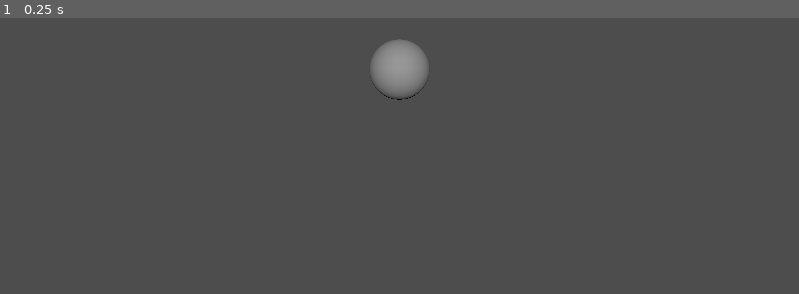
Above: before the commit, frame 1.
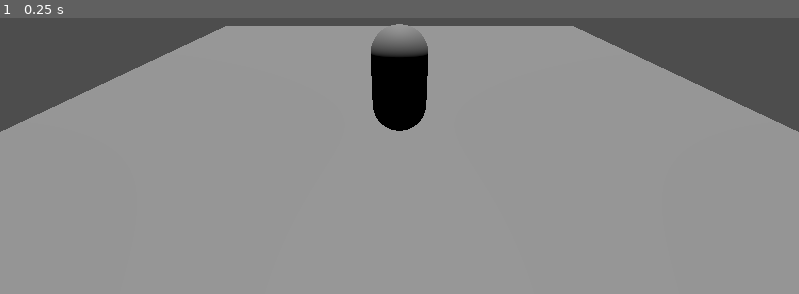
Above: after the commit, the same moment.

Repository: morphin-games/scale-tale
Game: Godot game, scene res://scenes/levels/testing_zone.tscn
Two runs of this game, one before a commit and one after it. Both use one fixed random seed, a clock stepped at 60 frames per second and the inputs below. This scene is started directly instead of the project's main scene.
Inputs:
- Up to frame 1 (0.25 s): no input

The runs differ from the first frame. In frame 1, 86% of the frame differs, in the area x 0-100%, y 2-100%.

Commit message:
Char movement
Signed-off-by: pablo-rr <pablorr2@gmail.com>

Diff:
--- a/project.godot
+++ b/project.godot
@@ -14,3 +14,64 @@
 run/main_scene="res://scenes/player/player.tscn"
 config/features=PackedStringArray("4.1", "Forward Plus")
 config/icon="res://icon.svg"
+
+[input]
+
+ui_left={
+"deadzone": 0.5,
+"events": [Object(InputEventKey,"resource_local_to_scene":false,"resource_name":"","device":0,"window_id":0,"alt_pressed":false,"shift_pressed":false,"ctrl_pressed":false,"meta_pressed":false,"pressed":false,"keycode":4194319,"physical_keycode":0,"key_label":0,"unicode":0,"echo":false,"script":null)
+, Object(InputEventJoypadButton,"resource_local_to_scene":false,"resource_name":"","device":0,"button_index":13,"pressure":0.0,"pressed":false,"script":null)
+, Object(InputEventJoypadMotion,"resource_local_to_scene":false,"resource_name":"","device":0,"axis":0,"axis_value":-1.0,"script":null)
+, Object(InputEventKey,"resource_local_to_scene":false,"resource_name":"","device":-1,"window_id":0,"alt_pressed":false,"shift_pressed":false,"ctrl_pressed":false,"meta_pressed":false,"pressed":false,"keycode":65,"physical_keycode":0,"key_label":0,"unicode":97,"echo":false,"script":null)
+]
+}
+ui_right={
+"deadzone": 0.5,
+"events": [Object(InputEventKey,"resource_local_to_scene":false,"resource_name":"","device":0,"window_id":0,"alt_pressed":false,"shift_pressed":false,"ctrl_pressed":false,"meta_pressed":false,"pressed":false,"keycode":4194321,"physical_keycode":0,"key_label":0,"unicode":0,"echo":false,"script":null)
+, Object(InputEventJoypadButton,"resource_local_to_scene":false,"resource_name":"","device":0,"button_index":14,"pressure":0.0,"pressed":false,"script":null)
+, Object(InputEventJoypadMotion,"resource_local_to_scene":false,"resource_name":"","device":0,"axis":0,"axis_value":1.0,"script":null)
+, Object(InputEventKey,"resource_local_to_scene":false,"resource_name":"","device":-1,"window_id":0,"alt_pressed":false,"shift_pressed":false,"ctrl_pressed":false,"meta_pressed":false,"pressed":false,"keycode":68,"physical_keycode":0,"key_label":0,"unicode":100,"echo":false,"script":null)
+]
+}
+ui_up={
+"deadzone": 0.5,
+"events": [Object(InputEventKey,"resource_local_to_scene":false,"resource_name":"","device":0,"window_id":0,"alt_pressed":false,"shift_pressed":false,"ctrl_pressed":false,"meta_pressed":false,"pressed":false,"keycode":4194320,"physical_keycode":0,"key_label":0,"unicode":0,"echo":false,"script":null)
+, Object(InputEventJoypadButton,"resource_local_to_scene":false,"resource_name":"","device":0,"button_index":11,"pressure":0.0,"pressed":false,"script":null)
+, Object(InputEventJoypadMotion,"resource_local_to_scene":false,"resource_name":"","device":0,"axis":1,"axis_value":-1.0,"script":null)
+, Object(InputEventKey,"resource_local_to_scene":false,"resource_name":"","device":-1,"window_id":0,"alt_pressed":false,"shift_pressed":false,"ctrl_pressed":false,"meta_pressed":false,"pressed":false,"keycode":87,"physical_keycode":0,"key_label":0,"unicode":119,"echo":false,"script":null)
+]
+}
+ui_down={
+"deadzone": 0.5,
+"events": [Object(InputEventKey,"resource_local_to_scene":false,"resource_name":"","device":0,"window_id":0,"alt_pressed":false,"shift_pressed":false,"ctrl_pressed":false,"meta_pressed":false,"pressed":false,"keycode":4194322,"physical_keycode":0,"key_label":0,"unicode":0,"echo":false,"script":null)
+, Object(InputEventJoypadButton,"resource_local_to_scene":false,"resource_name":"","device":0,"button_index":12,"pressure":0.0,"pressed":false,"script":null)
+, Object(InputEventJoypadMotion,"resource_local_to_scene":false,"resource_name":"","device":0,"axis":1,"axis_value":1.0,"script":null)
+, Object(InputEventKey,"resource_local_to_scene":false,"resource_name":"","device":-1,"window_id":0,"alt_pressed":false,"shift_pressed":false,"ctrl_pressed":false,"meta_pressed":false,"pressed":false,"keycode":0,"physical_keycode":83,"key_label":0,"unicode":115,"echo":false,"script":null)
+]
+}
+ui_jump={
+"deadzone": 0.5,
+"events": [Object(InputEventKey,"resource_local_to_scene":false,"resource_name":"","device":-1,"window_id":0,"alt_pressed":false,"shift_pressed":false,"ctrl_pressed":false,"meta_pressed":false,"pressed":false,"keycode":32,"physical_keycode":0,"key_label":0,"unicode":32,"echo":false,"script":null)
+]
+}
+ui_grab={
+"deadzone": 0.5,
+"events": [Object(InputEventKey,"resource_local_to_scene":false,"resource_name":"","device":-1,"window_id":0,"alt_pressed":false,"shift_pressed":false,"ctrl_pressed":false,"meta_pressed":false,"pressed":false,"keycode":69,"physical_keycode":0,"key_label":0,"unicode":101,"echo":false,"script":null)
+]
+}
+ui_downscale={
+"deadzone": 0.5,
+"events": []
+}
+ui_upscale={
+"deadzone": 0.5,
+"events": []
+}
+
+[physics]
+
+3d/default_gravity=3.2
+
+[rendering]
+
+renderer/rendering_method="gl_compatibility"
--- a/scenes/levels/testing_zone.tscn
+++ b/scenes/levels/testing_zone.tscn
@@ -1,13 +1,29 @@
-[gd_scene load_steps=2 format=3 uid="uid://b0v6khcktvix2"]
+[gd_scene load_steps=4 format=3 uid="uid://b0v6khcktvix2"]
 
 [ext_resource type="PackedScene" uid="uid://cr53rsuby7qyv" path="res://scenes/player/player.tscn" id="1_33pus"]
+
+[sub_resource type="BoxMesh" id="BoxMesh_b8cmg"]
+size = Vector3(15, 1, 15)
+
+[sub_resource type="BoxShape3D" id="BoxShape3D_b4f12"]
+size = Vector3(19.6943, 1, 18.257)
 
 [node name="TestingZone" type="Node3D"]
 
 [node name="Player" parent="." instance=ExtResource("1_33pus")]
+max_jump_force = 12.0
 
 [node name="DirectionalLight3D" type="DirectionalLight3D" parent="."]
 transform = Transform3D(1, 0, 0, 0, -0.207553, 0.978224, 0, -0.978224, -0.207553, 0.735032, 5.05304, -2.39666)
 
 [node name="Camera3D" type="Camera3D" parent="."]
-transform = Transform3D(1, 0, 0, 0, -2.98023e-08, 1, 0, -1, -2.98023e-08, 0, 5.3704, 0)
+transform = Transform3D(1, 0, 0, 0, 0.919664, 0.392706, 0, -0.392706, 0.919664, 0, 1.58323, 4.78841)
+
+[node name="MeshInstance3D" type="MeshInstance3D" parent="."]
+transform = Transform3D(1, 0, 0, 0, 1, 0, 0, 0, 1, 0, -2.15447, 0)
+mesh = SubResource("BoxMesh_b8cmg")
+
+[node name="StaticBody3D" type="StaticBody3D" parent="MeshInstance3D"]
+
+[node name="CollisionShape3D" type="CollisionShape3D" parent="MeshInstance3D/StaticBody3D"]
+shape = SubResource("BoxShape3D_b4f12")
--- a/scenes/player/player.tscn
+++ b/scenes/player/player.tscn
@@ -4,40 +4,51 @@
 script/source = "extends CharacterBody3D
 
 @export var max_speed : float = 5.0
+@export var acceleration : float = 0.33
 @export var max_jump_force : float = 5.0
 
+@onready var gravity : float = ProjectSettings.get(\"physics/2d/default_gravity\")
+
 func _physics_process(delta: float) -> void:
-#	print($MovementPivot/MovementDirection.global_transform.origin - global_transform.origin)ç
+	var direction : Vector2 = Vector2(Input.get_axis(\"ui_down\", \"ui_up\"), Input.get_axis(\"ui_left\", \"ui_right\")).normalized()
+	$Movement.transform.origin.x = move_toward($Movement.transform.origin.x, direction.x * 2, acceleration)
+	$Movement.transform.origin.z = move_toward($Movement.transform.origin.z, direction.y * 2, acceleration)
 
-	if(Input.is_action_pressed(\"ui_left\") or Input.is_action_pressed(\"ui_right\") or Input.is_action_pressed(\"ui_down\") or Input.is_action_pressed(\"ui_up\")):
-		$MovementPivot/MovementDirection.transform.origin.x = move_toward($MovementPivot/MovementDirection.transform.origin.x, 2.0, 0.2)
+	velocity.x = $Movement.transform.origin.x * max_speed
+	velocity.z = $Movement.transform.origin.z * max_speed
+
+	if(is_on_floor()):
+		velocity.y = 0.0
+		if(Input.is_action_just_pressed(\"ui_jump\")):
+			velocity.y = max_jump_force
 	else:
-		$MovementPivot/MovementDirection.transform.origin.x = move_toward($MovementPivot/MovementDirection.transform.origin.x, 0.0, 0.2)
+		velocity.y -= gravity * delta
 
-	var direction : Vector2 = Vector2(Input.get_axis(\"ui_down\", \"ui_up\"), Input.get_axis(\"ui_left\", \"ui_right\")).normalized()
-	$MovementPivot.rotation.y = move_toward($MovementPivot.rotation.y, direction.angle(), 0.2)
+	print(velocity.y)
+
+	move_and_slide()
 "
-
-[sub_resource type="SphereMesh" id="SphereMesh_tg7a4"]
 
 [sub_resource type="CapsuleMesh" id="CapsuleMesh_0h2s8"]
 
 [sub_resource type="CylinderShape3D" id="CylinderShape3D_mx2nd"]
 
+[sub_resource type="SphereMesh" id="SphereMesh_6080t"]
+
 [node name="Player" type="CharacterBody3D"]
+slide_on_ceiling = false
+floor_constant_speed = true
 script = SubResource("GDScript_t5ym6")
-
-[node name="MovementPivot" type="Node3D" parent="."]
-
-[node name="MovementDirection" type="Node3D" parent="MovementPivot"]
-transform = Transform3D(1, 0, 0, 0, 1, 0, 0, 0, 1, 2, 0, 0)
-
-[node name="MeshInstance3D" type="MeshInstance3D" parent="MovementPivot/MovementDirection"]
-transform = Transform3D(0.215, 0, 0, 0, 0.215, 0, 0, 0, 0.215, 0, 0, 0)
-mesh = SubResource("SphereMesh_tg7a4")
+acceleration = 0.12
 
 [node name="MeshInstance3D" type="MeshInstance3D" parent="."]
 mesh = SubResource("CapsuleMesh_0h2s8")
 
 [node name="CollisionShape3D" type="CollisionShape3D" parent="."]
 shape = SubResource("CylinderShape3D_mx2nd")
+
+[node name="Movement" type="Node3D" parent="."]
+
+[node name="MeshInstance3D" type="MeshInstance3D" parent="Movement"]
+transform = Transform3D(0.165, 0, 0, 0, 0.165, 0, 0, 0, 0.165, 0, 0, 0)
+mesh = SubResource("SphereMesh_6080t")
